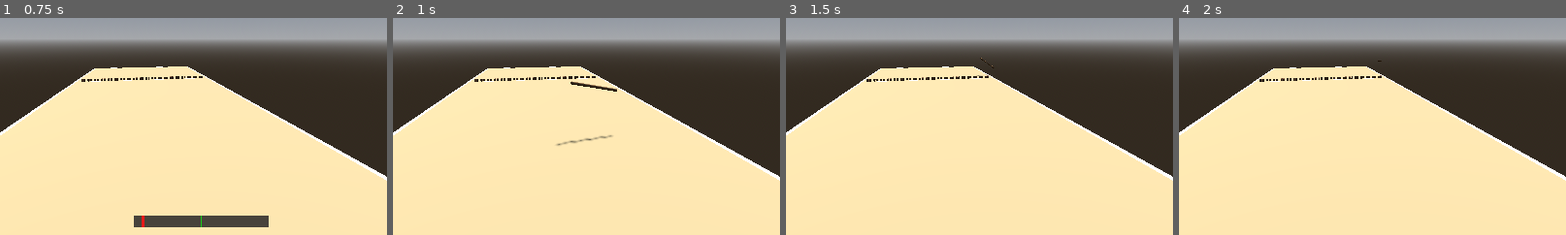
Above: before the commit, frames 1-4 (left to right).
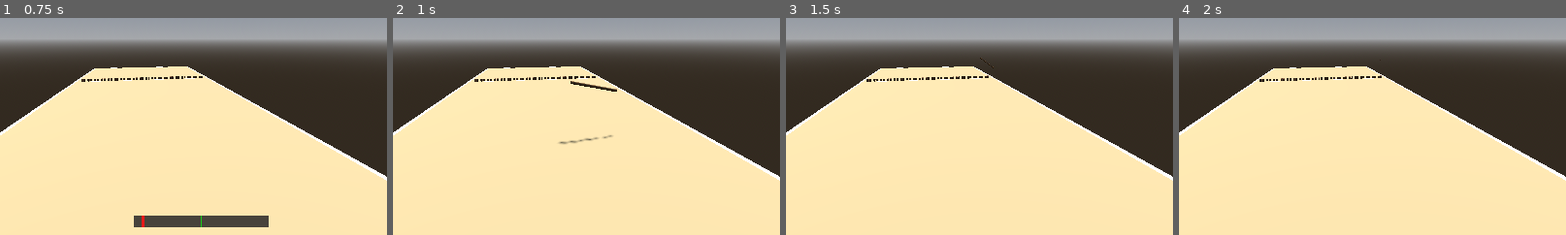
Above: after the commit, the same moments.

Repository: ration/kyykka
Game: Godot game, scene res://scenes/court.tscn
Two runs of this game, one before a commit and one after it. Both use one fixed random seed, a clock stepped at 60 frames per second and the inputs below.
Inputs (mouse positions are % of the whole screen's width and height, from its top left):
- Up to frame 1 (0.75 s): tap Enter at 0.5 s; move the mouse to (55, 50) at 0.52 s; hold Shift from 0.53 s (still down); click (55, 50) at 0.67 s
- Up to frame 2 (1 s): keep holding Shift
- Up to frame 3 (1.5 s): move the mouse to (45, 50) at 1.27 s; release Shift at 1.28 s; tap Alt at 1.35 s; click (45, 50) at 1.42 s
- Up to frame 4 (2 s): no input
The pictures show only the part of the screen within x 24-74%, y 45-95%; the shares and areas given below are measured in that part.

Frame 1 is identical in both runs. In frame 2, less than 0.1% of the frame differs, in the area x 42-58%, y 29-59%; in frame 3, less than 0.1%; in frame 4, less than 0.1%.

Commit message:
Keep karttu spin axis horizontal while airborne
Spin about the horizontal aim direction rather than the elevated
launch_dir, so the karttu only tumbles on a level axis out of the
hand. Once it hits the ground, contact impulses can send the spin any
direction on their own - no code needed for that, RigidBody3D already
does it.

Verified the resulting angular_velocity axis is exactly horizontal via
a throwaway headless script.

Co-Authored-By: Claude Sonnet 5 <noreply@anthropic.com>

Diff:
--- a/scripts/throwing/throw_controller.gd
+++ b/scripts/throwing/throw_controller.gd
@@ -130,12 +130,12 @@
 
 	_karttu.freeze = false
 	_karttu.linear_velocity = launch_dir * throw_speed
-	# Spin about the flight direction itself (a barrel roll along the
-	# path), not dir.cross(UP): the karttu's length already lies along
-	# the aim direction's perpendicular at rest, so spinning about the
-	# travel axis is what actually alternates it between lying flat and
-	# standing on end as it flies — see plan/commit notes.
-	_karttu.angular_velocity = launch_dir * rate
+	# Spin about the horizontal aim direction (not launch_dir, which
+	# tilts up by launch_elevation_degrees) while airborne — a karttu
+	# released by hand spins on a level axis; once it hits the ground,
+	# contact impulses are free to send the spin any direction, which
+	# RigidBody3D already does on its own without help from this code.
+	_karttu.angular_velocity = dir * rate
 
 	await _await_settle()
 	_reset_karttu()
